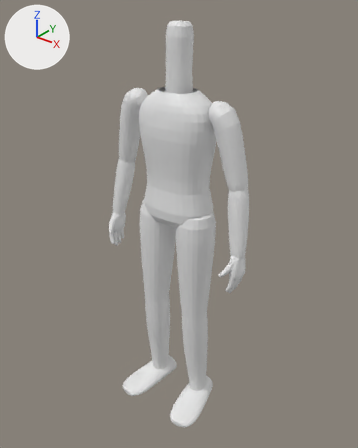
An edit to the glTF model models/base_f.glb, drawn before and after from the same camera.
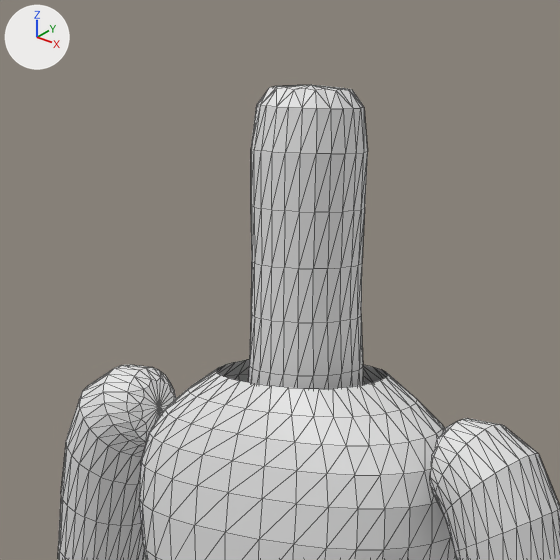
Each version appears first whole from a 50 mm camera at (1.066, -1.319, 1.667) aimed at (0.009, 0.002, 0.848), and next in a close-up on the part from 29% to 67% of the width and 0% to 30% of the height. Every picture has the same lights, and +X, +Y and +Z are marked at upper left. The older version's two pictures come first. The close-ups show mesh edges as thin lines.

The older version as bpy lines, for what is in view:
```python
me_neck = bpy.data.meshes.new('neck')
me_neck.from_pydata(...)  # 193 vertices, 360 faces; spans x -0.05..0.05, y -0.034..0.064, z 1.31..1.56
me_neck.materials.append(mat_skin)  # white #e7e7e7
me_upperarml = bpy.data.meshes.new('upperarmL')
me_upperarml.from_pydata(...)  # 266 vertices, 528 faces; spans x 0.15..0.289, y -0.042..0.046, z 1.027..1.33
me_upperarml.materials.append(mat_skin)  # white #e7e7e7
me_upperarmr = bpy.data.meshes.new('upperarmR')
me_upperarmr.from_pydata(...)  # 266 vertices, 528 faces; spans x -0.289..-0.15, y -0.042..0.046, z 1.027..1.33
me_upperarmr.materials.append(mat_skin)  # white #e7e7e7
ob_arml1_skin_upperarml_uarm = bpy.data.objects.new('armL1.skin.upperarmL.uarm', me_upperarml)
ob_arml1_skin_upperarml_uarm.location = (0.0, 0.0, 0.0)
ob_armr1_skin_upperarmr_uarm = bpy.data.objects.new('armR1.skin.upperarmR.uarm', me_upperarmr)
ob_armr1_skin_upperarmr_uarm.location = (0.0, 0.0, 0.0)
ob_body_skin_neck = bpy.data.objects.new('body.skin.neck', me_neck)
ob_body_skin_neck.location = (0.0, 0.0, 0.0)
# also in view: 'body.skin.torso.torso' at (0.0, 0.008, 1.102)
```
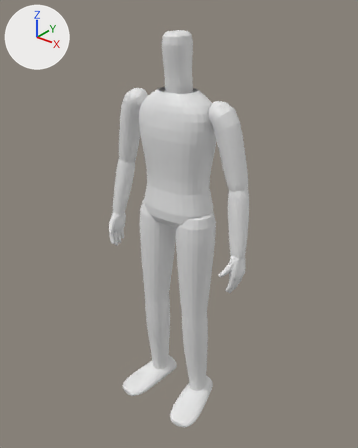
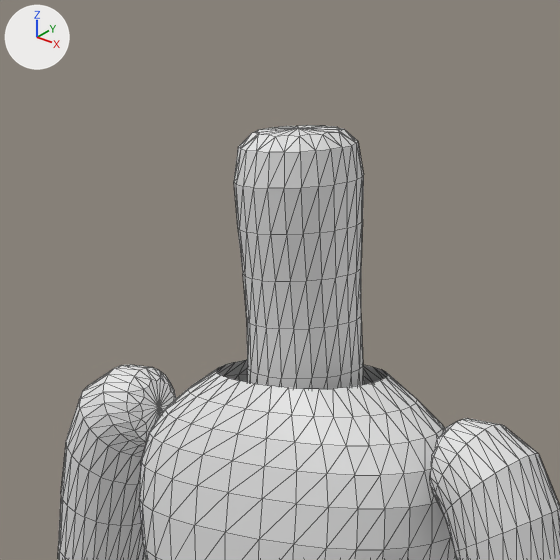
Pixel boxes [x1, y1, x2, y2] of what changed, in the close-ups (560 x 560 px):
'body.skin.neck', reshaped (8% wider, 13% shorter): before [248, 85, 368, 389]; after [234, 125, 364, 389]

The change, as a diff of the scene's bpy script:
```diff
--- a/models/base_f.glb.py
+++ b/models/base_f.glb.py
@@ me_neck @@
 # used by ob_body_skin_neck; location = (0.0, 0.0, 0.0)
-me_neck.from_pydata(...)  # 193 vertices, 360 faces; spans x -0.05..0.05, y -0.034..0.064, z 1.31..1.56
+me_neck.from_pydata(...)  # 193 vertices, 360 faces; spans x -0.05..0.05, y -0.05..0.062, z 1.309..1.53
+# me_neck part 1: 187 of 193 vertices moved; they spanned x -0.047..0.047, y -0.034..0.064, z 1.31..1.56 and now span x -0.047..0.047, y -0.05..0.062, z 1.309..1.53; mean shift (0.0, -0.008, -0.012); largest move (0.008, -0.011, 1.559) -> (0.009, -0.034, 1.527)
 me_neck.materials.append(mat_skin)
```
